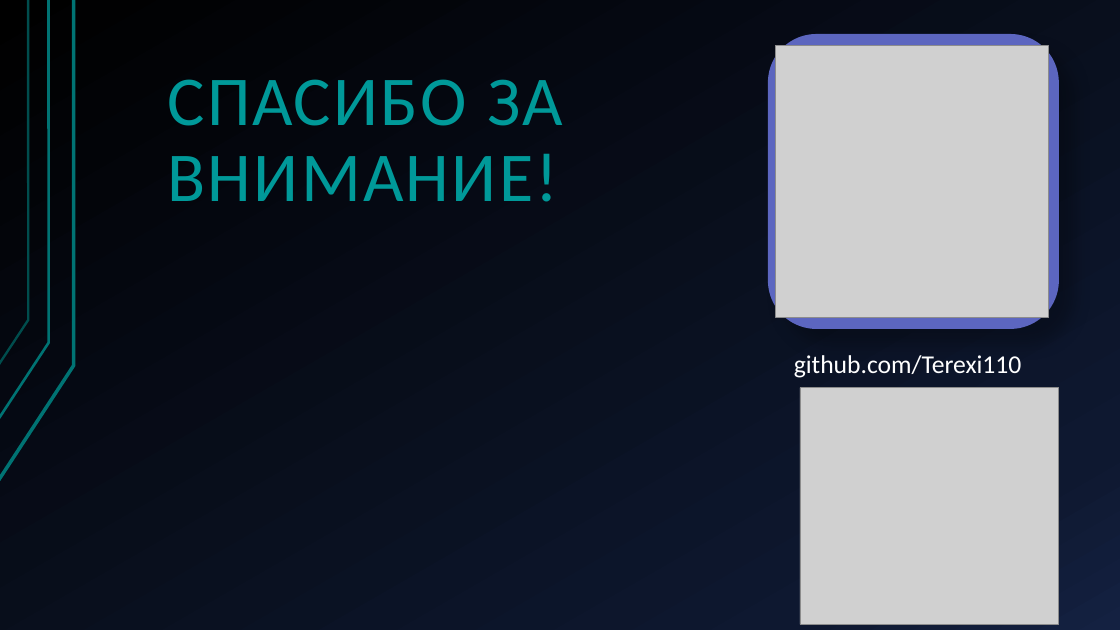
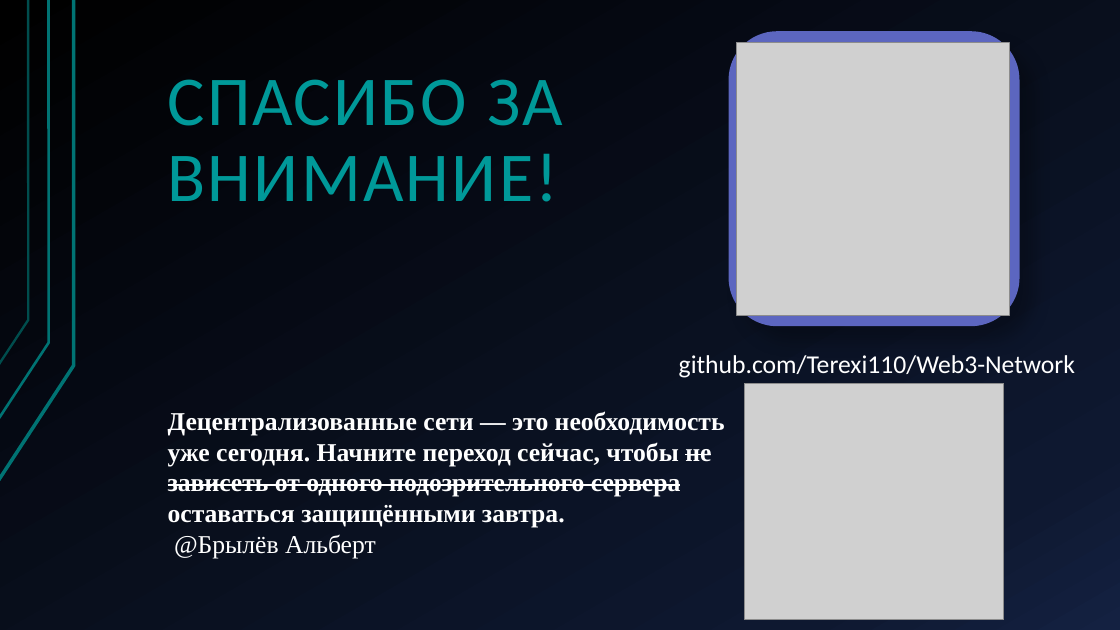
Before and after one commit to Terexi110/Web3-Network, a slide deck: slide 8 of Создание_децентралезованной_сети.pptx. Drawn at 1120x630 pixels with LibreOffice and Linux fonts; fonts in the diff are those of the drawing; grey boxes stand for pictures. Boxes give left, top, right and bottom in pixels: in the first picture for what was removed or moved away, otherwise in the second. Text is boxed around its words. In the diff, an @@ line names an element or a change of style, - is before the commit and + after.

```diff
--- a/Создание_децентралезованной_сети.pptx
+++ b/Создание_децентралезованной_сети.pptx
@@ rounded rectangle: place and size @@
-rounded rectangle at box(768, 34, 1059, 329)
+rounded rectangle at box(728, 31, 1019, 326)
@@ picture: place and size @@
-picture at box(776, 45, 1048, 318)
+picture at box(737, 43, 1009, 315)
@@ text at box(679, 355, 1075, 378): text changed @@
-github.com/Terexi110
+github.com/Terexi110/Web3-Network
@@ picture: place and size @@
-picture at box(800, 388, 1059, 625)
+picture at box(744, 383, 1003, 620)
@@ text added at box(168, 411, 725, 559), 22 pt, text #FFFFFF, bold @@
+Децентрализованные сети — это необходимость уже сегодня. Начните переход сейчас, чтобы не зависеть от одного подозрительного сервера оставаться защищёнными завтра.
+@Брылёв Альберт
```
Also in this commit, not shown: 1 other slide changed, 1 slide added, 1 slide removed, 5 other files.
